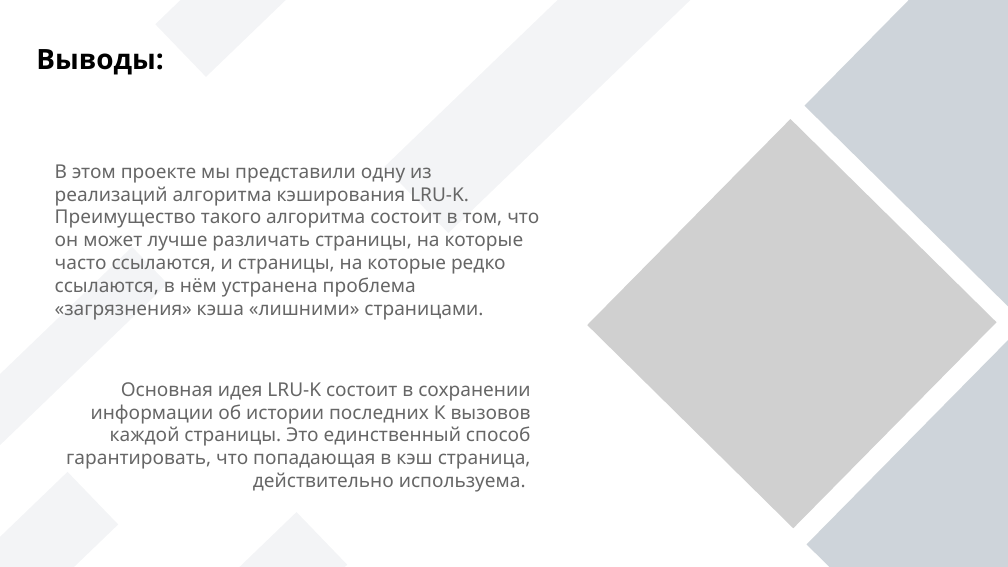
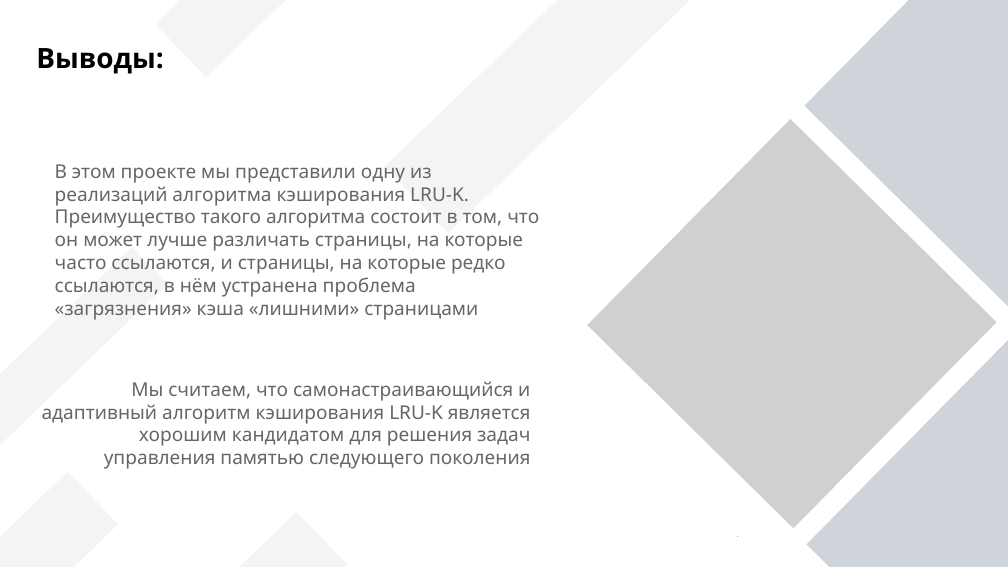
Before and after one commit to andreyStrachuk/LRU-K, a slide deck: slide 33 of Theory/Презентация LRU-K.pptx. Drawn at 1008x567 pixels with LibreOffice and Linux fonts; fonts in the diff are those of the drawing; grey boxes stand for pictures. Boxes give left, top, right and bottom in pixels: in the first picture for what was removed or moved away, otherwise in the second. Text is boxed around its words. In the diff, an @@ line names an element or a change of style, - is before the commit and + after.

Commit message:
some changes

```diff
--- a/Theory/Презентация LRU-K.pptx
+++ b/Theory/Презентация LRU-K.pptx
@@ text at box(55, 209, 539, 320): text changed @@
-Преимущество такого алгоритма состоит в том, что он может лучше различать страницы, на которые часто ссылаются, и страницы, на которые редко ссылаются, в нём устранена проблема «загрязнения» кэша «лишними» страницами.
+Преимущество такого алгоритма состоит в том, что он может лучше различать страницы, на которые часто ссылаются, и страницы, на которые редко ссылаются, в нём устранена проблема «загрязнения» кэша «лишними» страницами
@@ text at box(42, 381, 531, 469): text changed @@
-Основная идея LRU-K состоит в сохранении информации об истории последних К вызовов каждой страницы. Это единственный способ гарантировать, что попадающая в кэш страница, действительно используема.
+Мы считаем, что самонастраивающийся и адаптивный алгоритм кэширования LRU-K является хорошим кандидатом для решения задач управления памятью следующего поколения
```
Also in this commit, not shown: 25 other slides changed.
